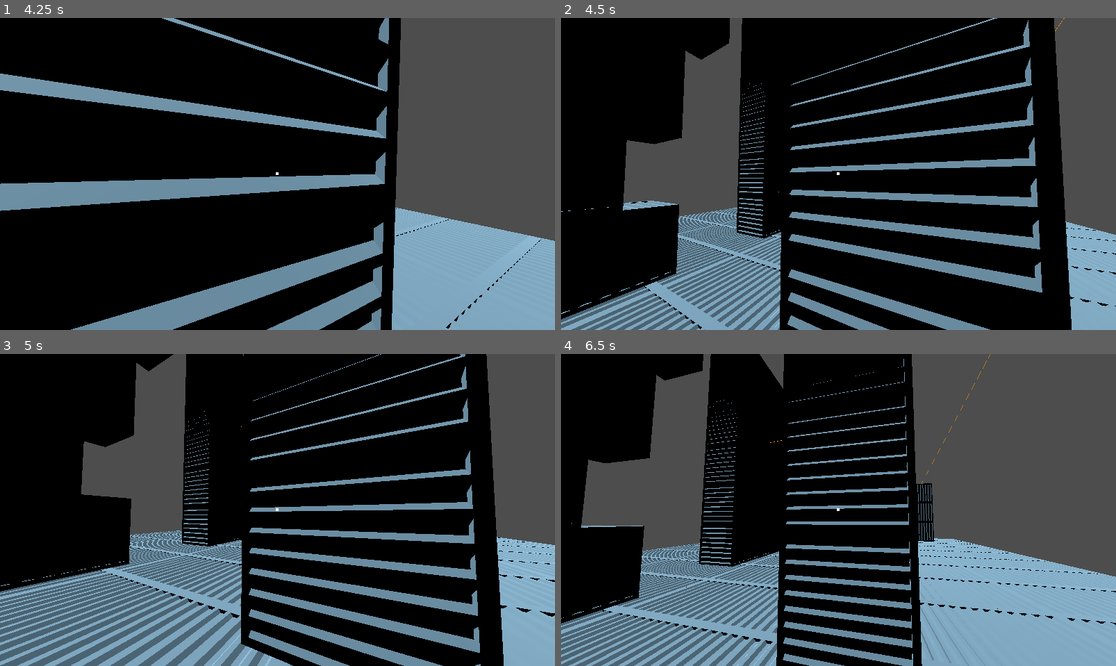
Above: before the commit, frames 1-4 (two rows, left to right).
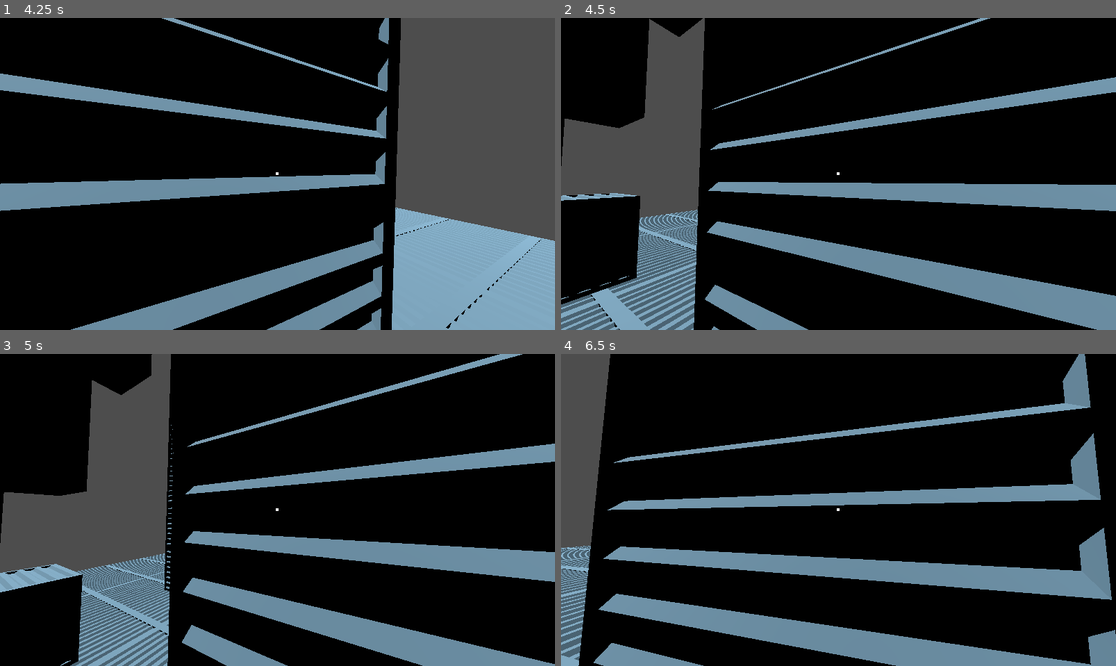
Above: after the commit, the same moments.

Repository: Alex-Fischman/Shipyard
Game: Godot game, scene res://Scenes/Main.tscn
The game is run twice, just before and just after one commit, with the same random seed, the same clock (stepped at 60 frames per second) and the same inputs.
Inputs (mouse positions are in pixels of both pictures, inside the frame that each line leads up to):
- Up to frame 1 (4.25 s): tap Enter at 0.5 s; move the mouse to (305, 174) at 0.52 s; hold Space (jump) 0.53-1.28 s; hold W (move_forward) from 0.53 s (still down); click (305, 174) at 0.67 s; move the mouse to (249, 174) at 1.27 s; tap Space (jump) at 1.35, 1.52, 1.82, 2.85, 3.02, 3.32 s; move the mouse to (288, 167) at 2.02 s; hold Space (jump) 2.03-2.78 s; move the mouse to (271, 180) at 2.77 s; click (271, 180) at 2.92 s; move the mouse to (316, 177) at 3.52 s; hold Space (jump) from 3.53 s (still down)
- Up to frame 2 (4.5 s): keep holding W (move_forward); move the mouse to (794, 170) at 4.27 s; release Space (jump) at 4.28 s; tap Space (jump) at 4.35 s
- Up to frame 3 (5 s): keep holding W (move_forward); tap Space (jump) at 4.52, 4.82 s
- Up to frame 4 (6.5 s): move the mouse to (844, 510) at 5.02 s; hold Space (jump) 5.03-5.78 s; click (844, 510) at 5.17 s; move the mouse to (816, 503) at 5.77 s; release W (move_forward) at 5.78 s; hold D (move_right) from 5.78 s (still down); tap Space (jump) at 5.85, 6.02, 6.32 s

Frame 1 is identical in both runs. In frame 2, 42% of the frame differs, in the area x 0-100%, y 0-100%; in frame 3, 48%; in frame 4, 68%.

Commit message:
Remove wall jumps

Diff:
--- a/Scripts/Player.gd
+++ b/Scripts/Player.gd
@@ -49,12 +49,6 @@
 
 	self.velocity.y = vertical
 
-	if self.is_on_wall_only() and jump_pressed:
-		self.velocity.y = JUMP_IMPULSE / 2
-		self.velocity -= self.velocity.project(self.get_wall_normal())
-		self.velocity += JUMP_IMPULSE / 2 * self.get_wall_normal()
-		jump_pressed = false
-
 	if mouse_down:
 		if current_target == null:
 			if ROPE_CAST.is_colliding():
